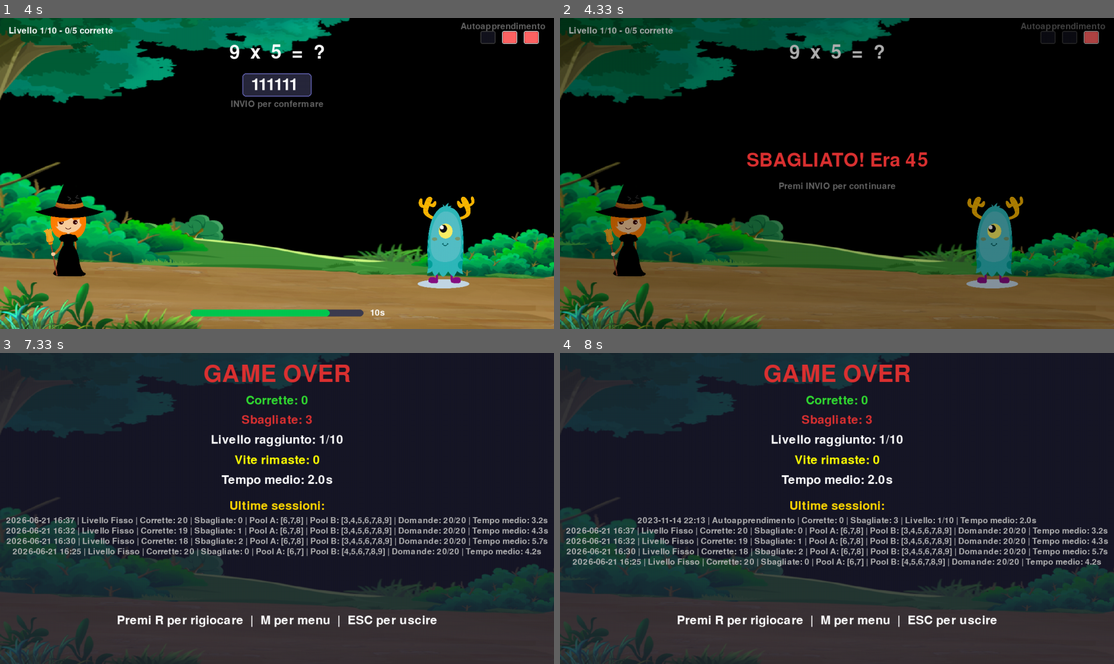
Above: before the commit, frames 1-4 (two rows, left to right).
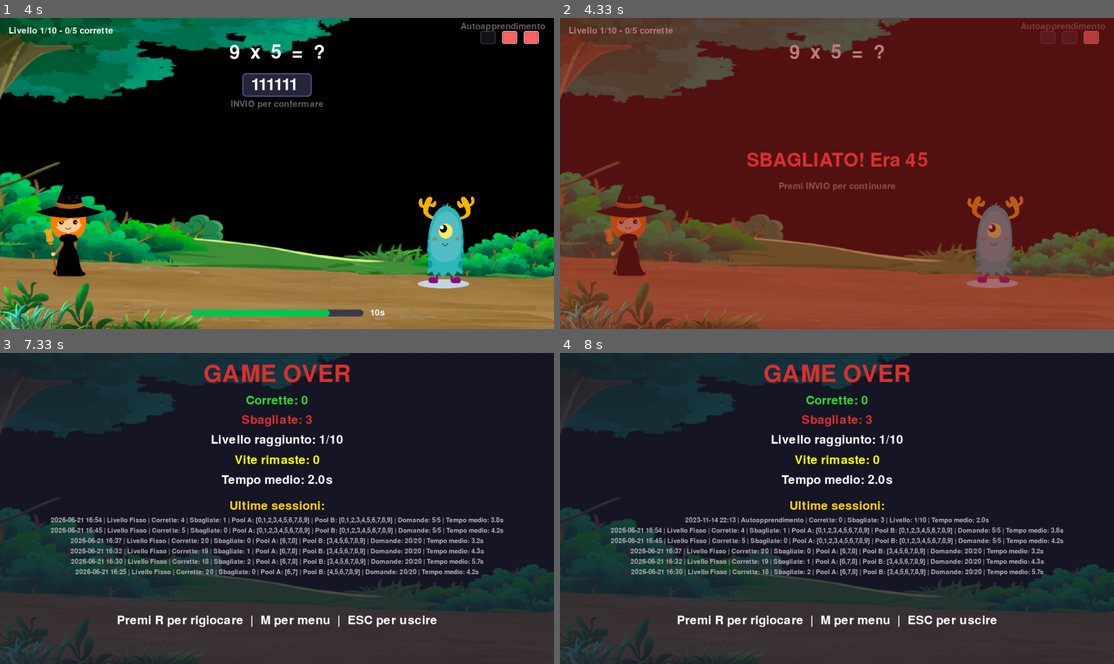
Above: after the commit, the same moments.

Repository: thefactor82/math-wizard
Game: pygame game, started from math-wizard.py
Same seed, same stepped clock (60 frames per second), same inputs: the game is played once before the commit and once after it.
Inputs:
- Up to frame 1 (4 s): tap 1 at 0.33, 1.88, 2.28, 2.58, 2.83, 3.17, 3.47, 3.67, 3.97 s; tap 2 at 0.67 s; tap Enter at 1, 1.67 s; type "ann" at 1.33 s
- Up to frame 2 (4.33 s): type "a" at 4.17 s; tap Enter at 4.3 s
- Up to frame 3 (7.33 s): type "r" at 4.5 s; tap Enter at 4.63, 7.2 s; tap 1 at 4.9, 5.23, 5.53, 5.67, 6.07, 6.37 s; tap 2 at 5.75 s; type "o" at 7.07 s
- Up to frame 4 (8 s): type "i" at 7.57 s; tap Enter at 7.7 s

Frame 1 is identical in both runs. In frame 2, 99% of the frame differs, in the area x 0-100%, y 0-100%; in frame 3, 6.4%; in frame 4, 6.5%.

Commit message:
Add animation for correct/wrong answers

Diff:
--- a/math-wizard.py
+++ b/math-wizard.py
@@ -76,6 +76,7 @@
         self.font_input = pygame.font.Font(None, 56)
         self.font_stats = pygame.font.Font(None, 28)
         self.font_num = pygame.font.Font(None, 36)
+        self.font_tiny = pygame.font.Font(None, 22)
 
         self.carica_risorse()
         self.azzera_partita()
@@ -112,10 +113,12 @@
         self.mostro_progresso = 0.0
         self.mostro_x = SCREEN_WIDTH - 150
         self.mostro_colpito = False
+        self.hit_timer = 0
         self.domanda_attiva = False
         self.feedback = None
         self.feedback_timer = 0
         self.attendi_invio = False
+        self.zap_timer = 0
         self.game_over = False
         self.inizio_domanda = 0
         self.timeout_gestito = False
@@ -199,6 +202,7 @@
         self.domanda_attiva = True
         self.feedback = None
         self.feedback_timer = 0
+        self.zap_timer = 0
         self.attendi_invio = False
         self.timeout_gestito = False
         self.inizio_domanda = pygame.time.get_ticks()
@@ -310,6 +314,7 @@
                 self.corretto = True
                 self.stats[livello]["corrette"] += 1
                 self.mostro_colpito = True
+                self.zap_timer = 12
             else:
                 self.corretto = False
                 self.stats[livello]["sbagliate"] += 1
@@ -317,6 +322,7 @@
                 self.blocco_corrente.clear()
                 for _ in range(3):
                     self.coda_rinforzo.append((self.a, self.b))
+                self.hit_timer = 12
         else:
             self.corretto = False
             self.stats[livello]["sbagliate"] += 1
@@ -324,6 +330,7 @@
             self.blocco_corrente.clear()
             for _ in range(3):
                 self.coda_rinforzo.append((self.a, self.b))
+            self.hit_timer = 12
 
         if self.vite <= 0:
             self.game_over = True
@@ -370,10 +377,15 @@
         self.feedback_timer = pygame.time.get_ticks()
         self.attendi_invio = True
         self.mostro_colpito = True
+        self.hit_timer = 12
         if self.vite <= 0:
             self.game_over = True
 
     def aggiorna(self):
+        if self.zap_timer > 0:
+            self.zap_timer -= 1
+        if self.hit_timer > 0:
+            self.hit_timer -= 1
         if self.state == "gameover":
             return
         if self.state not in ("gioco",):
@@ -397,19 +409,16 @@
                     self.nuova_domanda()
 
     def disegna(self):
-        self.screen.blit(self.bg, (0, 0))
-
-        if self.state == "menu":
-            self.disegna_menu()
-        elif self.state == "config_fisso":
-            self.disegna_config()
-        elif self.state == "gioco":
-            if self.game_over:
+        if self.state == "gioco" and not self.game_over:
+            self.disegna_gioco()
+        else:
+            self.screen.blit(self.bg, (0, 0))
+            if self.state == "menu":
+                self.disegna_menu()
+            elif self.state == "config_fisso":
+                self.disegna_config()
+            elif self.state in ("gioco", "gameover"):
                 self.disegna_gameover()
-            else:
-                self.disegna_gioco()
-        elif self.state == "gameover":
-            self.disegna_gameover()
 
         pygame.display.flip()
 
@@ -523,10 +532,35 @@
         self.screen.blit(help, rect_h2)
 
     def disegna_gioco(self):
-        wx = 80
-        wy = SCREEN_HEIGHT // 2 - self.char_h // 2 + 120
+        shake = (0, 0)
+        if self.hit_timer > 0:
+            shake = (random.randint(-4, 4), random.randint(-3, 3))
+            self.screen.blit(self.bg, shake)
+        else:
+            self.screen.blit(self.bg, (0, 0))
+
+        wx = 80 + shake[0]
+        wy = SCREEN_HEIGHT // 2 - self.char_h // 2 + 120 + shake[1]
         self.screen.blit(self.char_img, (wx, wy))
-        self.screen.blit(self.monster_img, (self.mostro_x, wy + 50))
+        self.screen.blit(self.monster_img, (self.mostro_x + shake[0], wy + 50))
+
+        if self.zap_timer > 0:
+            start_x, start_y = 80 + 80, wy + self.char_h // 2
+            end_x, end_y = self.mostro_x + 100, wy + 50 + self.char_h // 2
+            mid_x = (start_x + end_x) // 2
+            segments = 8
+            for offset in range(-4, 5, 2):
+                points = [(start_x, start_y)]
+                for i in range(1, segments):
+                    t = i / segments
+                    x = start_x + (end_x - start_x) * t + random.randint(-30, 30)
+                    y = start_y + (end_y - start_y) * t + random.randint(-40, 40) + offset * 3
+                    points.append((x, y))
+                points.append((end_x, end_y))
+                width = 3 if abs(offset) <= 2 else 1
+                alpha = max(100, 255 - abs(offset) * 40)
+                col = (255, 255, int(255 * self.zap_timer / 12)) if abs(offset) <= 2 else (100, 100, 255)
+                pygame.draw.lines(self.screen, col, False, points, width)
 
         domanda = self.font_grande.render(f"{self.a}  x  {self.b}  =  ?", True, WHITE)
         rect = domanda.get_rect(center=(SCREEN_WIDTH // 2, 80))
@@ -607,6 +641,13 @@
             self.screen.blit(fb, rect)
             rect = prossimo.get_rect(center=(SCREEN_WIDTH // 2, SCREEN_HEIGHT // 2 + 30))
             self.screen.blit(prossimo, rect)
+
+        if self.hit_timer > 0:
+            alpha = int(120 * self.hit_timer / 12)
+            flash = pygame.Surface((SCREEN_WIDTH, SCREEN_HEIGHT))
+            flash.set_alpha(alpha)
+            flash.fill(RED)
+            self.screen.blit(flash, (0, 0))
 
         if self.debug:
             label = self.font_stats.render("DEBUG ON", True, (0, 255, 255))
@@ -685,7 +726,7 @@
             self.screen.blit(titolo_sess, rect)
             y += 34
             for s in sessioni:
-                surf = self.font_stats.render(s, True, (180, 180, 180))
+                surf = self.font_tiny.render(s, True, (180, 180, 180))
                 rect = surf.get_rect(center=(SCREEN_WIDTH // 2, y))
                 self.screen.blit(surf, rect)
                 y += 24
--- a/sessions.txt
+++ b/sessions.txt
@@ -2,3 +2,5 @@
 2026-06-21 16:30 | Livello Fisso | Corrette: 18 | Sbagliate: 2 | Pool A: [6,7,8] | Pool B: [3,4,5,6,7,8,9] | Domande: 20/20 | Tempo medio: 5.7s
 2026-06-21 16:32 | Livello Fisso | Corrette: 19 | Sbagliate: 1 | Pool A: [6,7,8] | Pool B: [3,4,5,6,7,8,9] | Domande: 20/20 | Tempo medio: 4.3s
 2026-06-21 16:37 | Livello Fisso | Corrette: 20 | Sbagliate: 0 | Pool A: [6,7,8] | Pool B: [3,4,5,6,7,8,9] | Domande: 20/20 | Tempo medio: 3.2s
+2026-06-21 16:45 | Livello Fisso | Corrette: 5 | Sbagliate: 0 | Pool A: [0,1,2,3,4,5,6,7,8,9] | Pool B: [0,1,2,3,4,5,6,7,8,9] | Domande: 5/5 | Tempo medio: 4.2s
+2026-06-21 16:54 | Livello Fisso | Corrette: 4 | Sbagliate: 1 | Pool A: [0,1,2,3,4,5,6,7,8,9] | Pool B: [0,1,2,3,4,5,6,7,8,9] | Domande: 5/5 | Tempo medio: 3.8s
